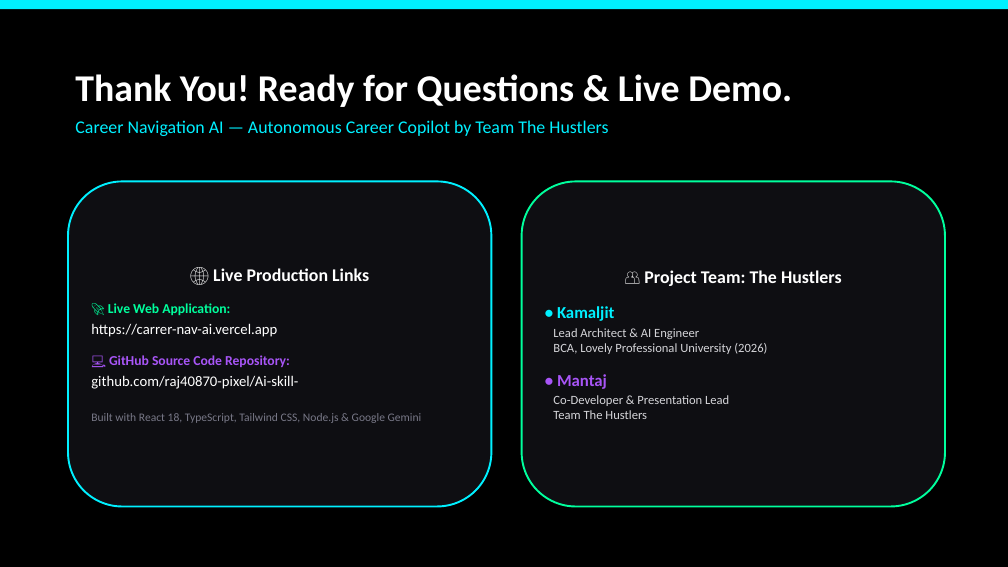
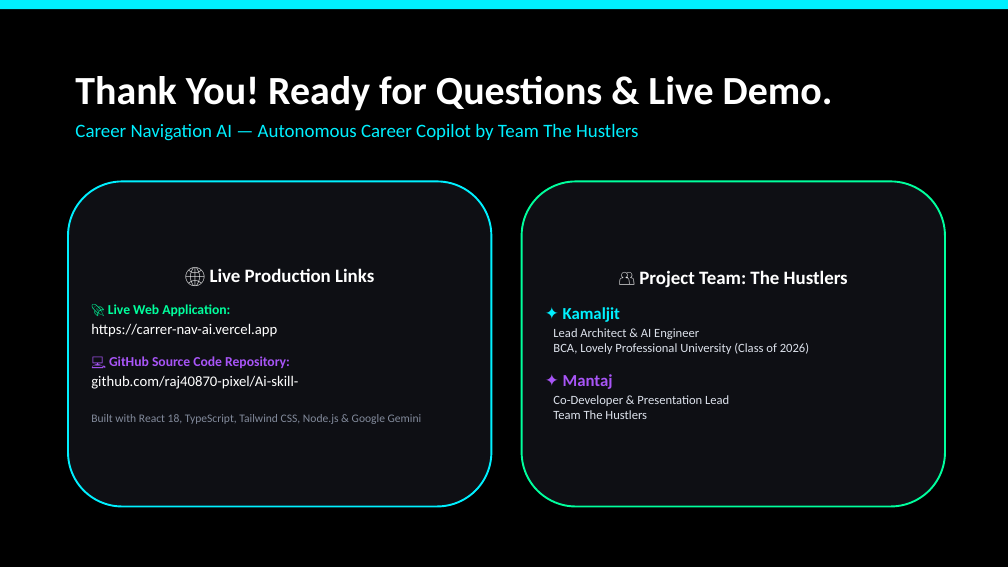
Before and after one commit to raj40870-pixel/Ai-skill-, a slide deck: slide 15 of The_Hustlers_Career_Nav_AI_Presentation.pptx. Drawn at 1008x567 pixels with LibreOffice and Linux fonts; fonts in the diff are those of the drawing. Boxes give left, top, right and bottom in pixels: in the first picture for what was removed or moved away, otherwise in the second. Text is boxed around its words. In the diff, an @@ line names an element or a change of style, - is before the commit and + after.

Commit message:
docs(presentation): master black edition deck with large legible typography, true-type font mockups, and public web download link

```diff
--- a/The_Hustlers_Career_Nav_AI_Presentation.pptx
+++ b/The_Hustlers_Career_Nav_AI_Presentation.pptx
@@ text "Thank You! Ready for Questions ..." at bbox=[75, 76, 833, 141]: size 36 to 38 pt in "Thank You! Ready for Questions & Live ..."; size 17 to 18 pt in "Career Navigation AI — Autonomous Career Copilot ..." @@
@@ rounded rectangle "🌐 Live Production Links" at bbox=[68, 181, 492, 507]: fill #0E0E12 to #0E0F14 @@
@@ rounded rectangle "👥 Project Team: The Hustlers" at bbox=[522, 181, 945, 507]: fill #0E0E12 to #0E0F14 @@
@@ text in rounded rectangle at bbox=[91, 268, 422, 424]: size 17 to 18 pt in "🌐 Live Production Links"; text colour #787887 to #828A9B in "Built with React 18, TypeScript, Tailwind CSS, ..." @@
@@ text in rounded rectangle at bbox=[553, 270, 848, 419]: size 17 to 18 pt in "👥 Project Team: The Hustlers"; text colour #D4D4D8 to #DCE1EB in "Co-Developer & Presentation Lead Team The Hustlers" @@
@@ text in rounded rectangle at bbox=[553, 307, 809, 389]: text changed; text colour #D4D4D8 to #DCE1EB @@
-• Kamaljit
-Lead Architect & AI Engineer
-BCA, Lovely Professional University (2026)
-• Mantaj
+✦ Kamaljit
+Lead Architect & AI Engineer
+BCA, Lovely Professional University (Class of 2026)
+✦ Mantaj
```
Also in this commit, not shown: 14 other slides changed, 16 other files.
